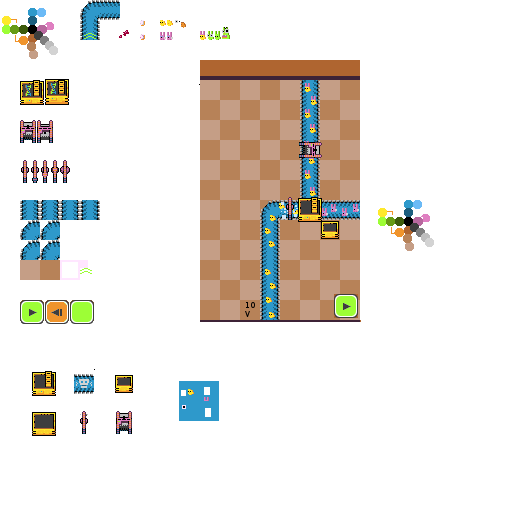
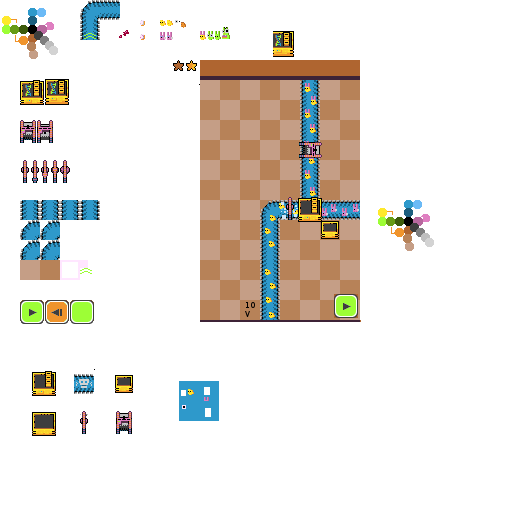
Layer changes from the first 512×512 image to the second:
painted on "Background" over [173, 31, 294, 71]
